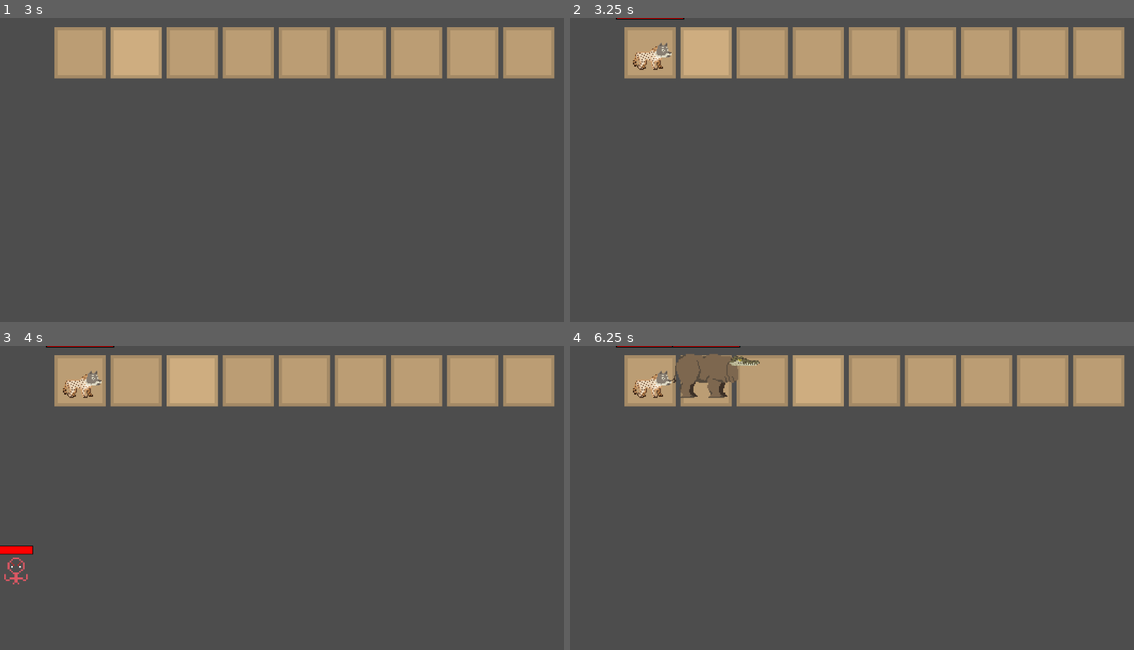
Above: before the commit, frames 1-4 (two rows, left to right).
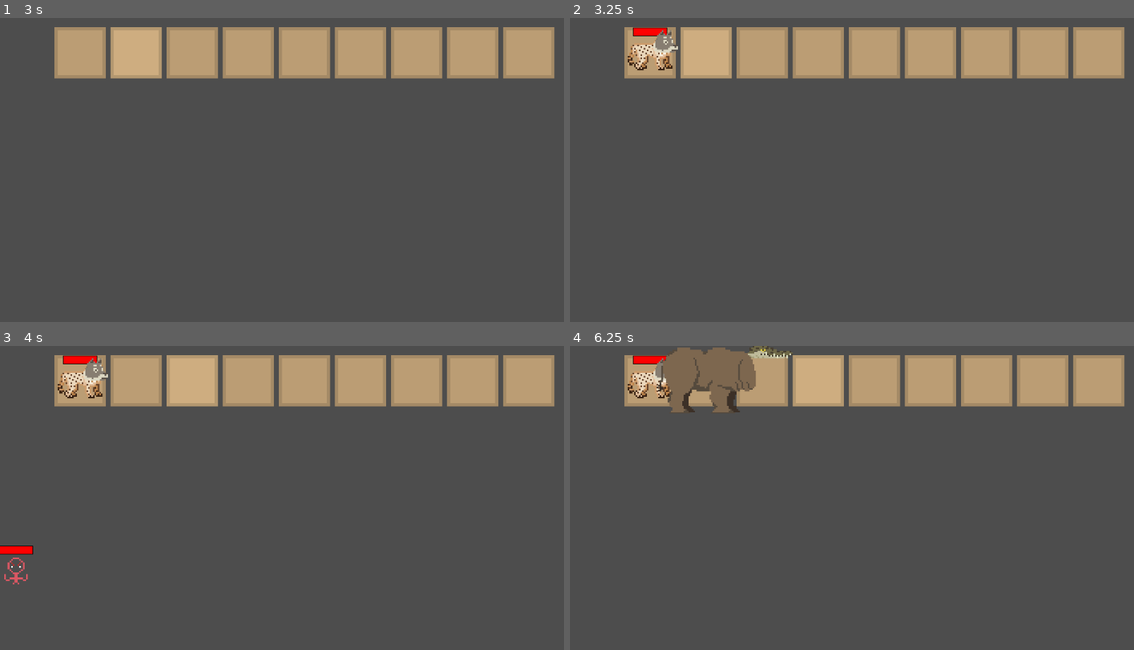
Above: after the commit, the same moments.

Repository: ClimbingWolf/Developing-Natural-Amalgams
Game: Godot game, scene res://main.tscn
The game is run twice, just before and just after one commit, with the same random seed, the same clock (stepped at 60 frames per second) and the same inputs. The engine's default icon, where the game draws it, is replaced by a stand-in: a white triangle on a blue panel in a dark square.
Inputs (mouse positions are in pixels of both pictures, inside the frame that each line leads up to):
- Up to frame 1 (3 s): tap Enter at 0.5 s; move the mouse to (282, 197) at 0.52 s; hold D (right) 0.53-1.28 s; click (282, 197) at 0.6 s; move the mouse to (16, 197) at 1.27 s; hold S (down) 1.28-2.03 s; click (16, 197) at 1.35 s; move the mouse to (78, 51) at 2.02 s; hold D (right) 2.03-2.78 s; click (78, 51) at 2.1 s; tap Space at 2.75 s; move the mouse to (135, 51) at 2.77 s; hold W (up) from 2.78 s (still down); click (135, 51) at 2.85 s
- Up to frame 2 (3.25 s): keep holding W (up)
- Up to frame 3 (4 s): tap Enter at 3.5 s; move the mouse to (191, 379) at 3.52 s; release W (up) at 3.53 s; hold Left (left) from 3.53 s (still down); click (191, 379) at 3.6 s
- Up to frame 4 (6.25 s): move the mouse to (586, 525) at 4.27 s; click (586, 525) at 4.35 s; move the mouse to (823, 552) at 5.02 s; release Left (left) at 5.03 s; hold S (down) 5.03-5.78 s; click (823, 552) at 5.1 s; move the mouse to (818, 379) at 5.77 s; hold D (right) from 5.78 s (still down); click (818, 379) at 5.85 s

Frame 1 is identical in both runs. In frame 2, 0.8% of the frame differs, in the area x 8-21%, y 0-18%; in frame 3, 0.8%; in frame 4, 2.5%, in the area x 8-40%, y 0-22%.

Commit message:
fixed amalgam scaling

Diff:
--- a/Amalgam/Scenes/amalgam_body.tscn
+++ b/Amalgam/Scenes/amalgam_body.tscn
@@ -16,19 +16,19 @@
 "
 
 [sub_resource type="RectangleShape2D" id="RectangleShape2D_erbss"]
-size = Vector2(56, 48)
+size = Vector2(96, 64)
 
 [node name="Body" type="Node2D" unique_id=7729438]
 script = SubResource("GDScript_82goe")
 
 [node name="Icon" type="Sprite2D" parent="." unique_id=2098181349]
+scale = Vector2(0.75, 0.75)
 texture = ExtResource("1_erbss")
 
 [node name="HeadPos" type="Marker2D" parent="." unique_id=249309754]
-position = Vector2(64, -64)
+position = Vector2(48, -48)
 
 [node name="Area2D" type="Area2D" parent="." unique_id=42570756]
 
 [node name="CollisionShape2D" type="CollisionShape2D" parent="Area2D" unique_id=114629965]
-position = Vector2(-0.5, -2.5)
 shape = SubResource("RectangleShape2D_erbss")
--- a/Amalgam/Scenes/amalgam_head.tscn
+++ b/Amalgam/Scenes/amalgam_head.tscn
@@ -4,18 +4,22 @@
 [ext_resource type="Texture2D" uid="uid://ddr0uphlaa7nh" path="res://icon.svg" id="2_abl8o"]
 
 [sub_resource type="RectangleShape2D" id="RectangleShape2D_00d32"]
-size = Vector2(64.5, 7)
+size = Vector2(64, 16)
 
 [node name="Head" type="Node2D" unique_id=2124160809]
 script = ExtResource("1_uqs6y")
 
 [node name="Icon" type="Sprite2D" parent="." unique_id=1965967158]
+scale = Vector2(0.75, 0.75)
 texture = ExtResource("2_abl8o")
+
+[node name="BodyPos" type="Marker2D" parent="." unique_id=68164394]
+position = Vector2(-48, 48)
 
 [node name="AttackArea" type="Area2D" parent="." unique_id=1802048398]
 
 [node name="CollisionShape2D" type="CollisionShape2D" parent="AttackArea" unique_id=1855626855]
-position = Vector2(160, 0)
+position = Vector2(80, 0)
 shape = SubResource("RectangleShape2D_00d32")
 
 [node name="AttackCooldown" type="Timer" parent="." unique_id=116576876]
--- a/Amalgam/Scenes/cheetah_body.tscn
+++ b/Amalgam/Scenes/cheetah_body.tscn
@@ -10,6 +10,7 @@
 script = ExtResource("1_uurb8")
 
 [node name="Icon" type="Sprite2D" parent="." unique_id=110292569]
+scale = Vector2(3, 3)
 texture = ExtResource("2_uurb8")
 
 [node name="HeadPos" type="Marker2D" parent="." unique_id=269953559]
--- a/Amalgam/Scenes/crocodile_head.tscn
+++ b/Amalgam/Scenes/crocodile_head.tscn
@@ -1,26 +1,13 @@
-[gd_scene format=3 uid="uid://c2no4n0our3vs"]
+[gd_scene format=3 uid="uid://c3r0q8bb6vux6"]
 
-[ext_resource type="Script" uid="uid://8ws6sdvm7ws4" path="res://Amalgam/Scripts/crocodile_head.gd" id="1_52gse"]
+[ext_resource type="PackedScene" uid="uid://boyf1513a8s8m" path="res://Amalgam/Scenes/amalgam_head.tscn" id="1_e5jdd"]
 [ext_resource type="Texture2D" uid="uid://cc6bqu57dsxx3" path="res://Amalgam/Sprites/crocodile.png" id="2_52gse"]
 
-[sub_resource type="RectangleShape2D" id="RectangleShape2D_00d32"]
-size = Vector2(40.4375, 10)
+[node name="Head" unique_id=2124160809 instance=ExtResource("1_e5jdd")]
 
-[node name="Head" type="Node2D" unique_id=2124160809]
-z_index = 1
-script = ExtResource("1_52gse")
-speed = 5.0
+[node name="Icon" parent="." index="0" unique_id=1965967158]
+scale = Vector2(3, 3)
+texture = ExtResource("2_52gse")
 
-[node name="Icon" type="Sprite2D" parent="." unique_id=1965967158]
-texture = ExtResource("2_52gse")
-offset = Vector2(10, -5)
-
-[node name="AttackArea" type="Area2D" parent="." unique_id=1802048398]
-
-[node name="CollisionShape2D" type="CollisionShape2D" parent="AttackArea" unique_id=1855626855]
-position = Vector2(46.78125, -1)
-shape = SubResource("RectangleShape2D_00d32")
-
-[node name="AttackCooldown" type="Timer" parent="." unique_id=116576876]
-
-[connection signal="timeout" from="AttackCooldown" to="." method="_on_attack_cooldown_timeout"]
+[node name="BodyPos" parent="." index="1" unique_id=68164394]
+position = Vector2(-39, 8)
--- /dev/null
+++ b/Amalgam/Scenes/crocodile_head2.tscn
@@ -0,0 +1,26 @@
+[gd_scene format=3 uid="uid://c2no4n0our3vs"]
+
+[ext_resource type="Script" uid="uid://8ws6sdvm7ws4" path="res://Amalgam/Scripts/crocodile_head.gd" id="1_52gse"]
+[ext_resource type="Texture2D" uid="uid://cc6bqu57dsxx3" path="res://Amalgam/Sprites/crocodile.png" id="2_52gse"]
+
+[sub_resource type="RectangleShape2D" id="RectangleShape2D_52gse"]
+size = Vector2(64, 16)
+
+[node name="Head" type="Node2D" unique_id=2124160809]
+z_index = 1
+script = ExtResource("1_52gse")
+speed = 5.0
+
+[node name="Icon" type="Sprite2D" parent="." unique_id=1965967158]
+scale = Vector2(3, 3)
+texture = ExtResource("2_52gse")
+
+[node name="AttackArea" type="Area2D" parent="." unique_id=1802048398]
+
+[node name="CollisionShape2D" type="CollisionShape2D" parent="AttackArea" unique_id=1855626855]
+position = Vector2(80, 0)
+shape = SubResource("RectangleShape2D_52gse")
+
+[node name="AttackCooldown" type="Timer" parent="." unique_id=116576876]
+
+[connection signal="timeout" from="AttackCooldown" to="." method="_on_attack_cooldown_timeout"]
--- a/Amalgam/Scenes/giraffe_head.tscn
+++ b/Amalgam/Scenes/giraffe_head.tscn
@@ -5,19 +5,19 @@
 [ext_resource type="Texture2D" uid="uid://dpav6ubmgoush" path="res://Amalgam/Sprites/giraffe.png" id="3_pxlsj"]
 
 [sub_resource type="RectangleShape2D" id="RectangleShape2D_tbpb6"]
-size = Vector2(632, 10)
+size = Vector2(384, 16)
 
 [node name="Head" unique_id=2124160809 instance=ExtResource("1_tbpb6")]
 script = ExtResource("1_40jvg")
 speed = 5.0
 
 [node name="Icon" parent="." index="0" unique_id=1965967158]
-position = Vector2(16, -24)
+scale = Vector2(3, 3)
 texture = ExtResource("3_pxlsj")
 
-[node name="AttackArea" parent="." index="1" unique_id=1802048398]
-position = Vector2(12, 3)
+[node name="BodyPos" parent="." index="1" unique_id=68164394]
+position = Vector2(-54, 74)
 
-[node name="CollisionShape2D" parent="AttackArea" index="0" unique_id=1855626855]
-position = Vector2(308, -2)
+[node name="CollisionShape2D" parent="AttackArea" parent_id_path=PackedInt32Array(1802048398) index="0" unique_id=1855626855]
+position = Vector2(224, 0)
 shape = SubResource("RectangleShape2D_tbpb6")
--- a/Amalgam/Scenes/rhino_body.tscn
+++ b/Amalgam/Scenes/rhino_body.tscn
@@ -3,6 +3,9 @@
 [ext_resource type="Script" uid="uid://dd3355rkgmbhr" path="res://Amalgam/Scripts/rhino_body.gd" id="1_1kki0"]
 [ext_resource type="PackedScene" uid="uid://bvu2tdefacneg" path="res://Amalgam/Scenes/amalgam_body.tscn" id="1_125mp"]
 [ext_resource type="Texture2D" uid="uid://b3xlukkua14ur" path="res://Amalgam/Sprites/rhino.png" id="3_8d5u0"]
+
+[sub_resource type="RectangleShape2D" id="RectangleShape2D_8d5u0"]
+size = Vector2(192, 96)
 
 [node name="Body" unique_id=7729438 instance=ExtResource("1_125mp")]
 script = ExtResource("1_1kki0")
@@ -11,14 +14,11 @@
 range_mult = 1.0
 
 [node name="Icon" parent="." index="0" unique_id=2098181349]
-position = Vector2(0, -16)
+scale = Vector2(3, 3)
 texture = ExtResource("3_8d5u0")
 
 [node name="HeadPos" parent="." index="1" unique_id=249309754]
-position = Vector2(25, -13)
+position = Vector2(81, -47)
 
-[node name="Area2D" parent="." index="2" unique_id=42570756]
-position = Vector2(0, -16)
-
-[node name="CollisionShape2D" parent="Area2D" index="0" unique_id=114629965]
-position = Vector2(4, 16)
+[node name="CollisionShape2D" parent="Area2D" parent_id_path=PackedInt32Array(42570756) index="0" unique_id=114629965]
+shape = SubResource("RectangleShape2D_8d5u0")
--- a/Amalgam/Scenes/tardigrade_body.tscn
+++ b/Amalgam/Scenes/tardigrade_body.tscn
@@ -3,6 +3,9 @@
 [ext_resource type="PackedScene" uid="uid://bvu2tdefacneg" path="res://Amalgam/Scenes/amalgam_body.tscn" id="1_2aot1"]
 [ext_resource type="Script" uid="uid://dd7kivoc7bkdw" path="res://Amalgam/Scripts/tardigrade_body.gd" id="1_r5wah"]
 [ext_resource type="Texture2D" uid="uid://5rmiu16n7pt3" path="res://Amalgam/Sprites/tardigrade.png" id="3_7a4ik"]
+
+[sub_resource type="RectangleShape2D" id="RectangleShape2D_7a4ik"]
+size = Vector2(24, 12)
 
 [node name="Body" unique_id=7729438 instance=ExtResource("1_2aot1")]
 script = ExtResource("1_r5wah")
@@ -10,10 +13,12 @@
 range_mult = 1.0
 
 [node name="Icon" parent="." index="0" unique_id=2098181349]
+scale = Vector2(3, 3)
 texture = ExtResource("3_7a4ik")
 
 [node name="HeadPos" parent="." index="1" unique_id=249309754]
 position = Vector2(2, -2)
 
 [node name="CollisionShape2D" parent="Area2D" parent_id_path=PackedInt32Array(42570756) index="0" unique_id=114629965]
-position = Vector2(2, -2)
+position = Vector2(0, 0)
+shape = SubResource("RectangleShape2D_7a4ik")
--- a/Amalgam/Scenes/wolf_head.tscn
+++ b/Amalgam/Scenes/wolf_head.tscn
@@ -10,7 +10,11 @@
 speed = 5.0
 
 [node name="Icon" parent="." index="0" unique_id=1965967158]
+scale = Vector2(3, 3)
 texture = ExtResource("3_iiihe")
 
+[node name="BodyPos" parent="." index="1" unique_id=68164394]
+position = Vector2(-16, 18)
+
 [node name="CollisionShape2D" parent="AttackArea" parent_id_path=PackedInt32Array(1802048398) index="0" unique_id=1855626855]
-position = Vector2(41.75, 0)
+position = Vector2(60, 0)
--- a/Amalgam/Scripts/AmalgamHead.gd
+++ b/Amalgam/Scripts/AmalgamHead.gd
@@ -11,9 +11,11 @@
 
 var canAttack = false
 
+@onready var AttackCooldown = get_node("AttackCooldown")
+
 func _ready() -> void:
-	$AttackCooldown.wait_time = speed
-	$AttackCooldown.start()
+	AttackCooldown.wait_time = speed
+	AttackCooldown.start()
 
 func _process(delta: float) -> void:
 	if canAttack:
--- a/Amalgam/Scripts/creature.gd
+++ b/Amalgam/Scripts/creature.gd
@@ -39,14 +39,12 @@
 	speed = head.speed
 	range = head.range
 
-
-
 func setupCreature(newbody, newhead):
 	setBody(newbody)
 	setHead(newhead)
-	head.position = body.get_node("HeadPos").global_position
-
-
+	var head_offset = head.get_node("BodyPos").global_position
+	var body_offset = body.get_node("HeadPos").global_position
+	head.position = body_offset-head_offset
 
 	body.on_attatch(head)
 
--- a/ui/Crafting Menu/crafting_menu.tscn
+++ b/ui/Crafting Menu/crafting_menu.tscn
@@ -4,7 +4,7 @@
 [ext_resource type="Script" uid="uid://cwk628jcittp8" path="res://ui/Crafting Menu/body_generator.gd" id="2_3uw26"]
 [ext_resource type="PackedScene" uid="uid://cih0frfnh4wsj" path="res://ui/Crafting Menu/body_slots.tscn" id="2_n53y1"]
 [ext_resource type="Script" uid="uid://ph1rv3mltyuf" path="res://ui/Hotbar/hotbar.gd" id="3_fc1ef"]
-[ext_resource type="PackedScene" uid="uid://c0duln4gkleej" path="res://craftingSlots.tscn" id="4_fc1ef"]
+[ext_resource type="PackedScene" uid="uid://c0duln4gkleej" path="res://ui/Crafting Menu/craftingSlots.tscn" id="4_fc1ef"]
 [ext_resource type="PackedScene" uid="uid://ksp3bvdyvl7r" path="res://tilemap/Tilemap.tscn" id="6_pejeo"]
 
 [node name="Crafting Menu" type="Node2D" unique_id=1888016711]
@@ -24,6 +24,7 @@
 [node name="generator" type="Node2D" parent="." unique_id=489385790]
 position = Vector2(0, 72)
 script = ExtResource("2_3uw26")
+wait_time = 2.0
 
 [node name="Timer" type="Timer" parent="generator" unique_id=1913222603]
 
--- a/ui/Hotbar/hotbar_spot.gd
+++ b/ui/Hotbar/hotbar_spot.gd
@@ -2,7 +2,6 @@
 class_name HotbarClass
 var hover = false;
 var hotbar:Node;
-@export var hotbar_scale: int = 20;
 static var currentHold: Node2D = Node2D.new(); #The object currently held by the mouse
 static var currentHoldChecker = false #False if nothing is held, true otherwise
 
@@ -49,5 +48,3 @@
 
 func position_amalgam():
 	$Amalgam.global_position = global_position
-	#This kinda hard coded rn because I couldn't get it to work here
-	$Amalgam.scale = Vector2(.1,.1) * hotbar_scale#$HotbarSprite.texture.get_width()/$Amalgam.get_node("Body").get_node("Icon").texture.get_width()
Binary file changed: Amalgam/Sprites/chameleon.png
Binary file changed: Amalgam/Sprites/cheetah.png
Binary file changed: Amalgam/Sprites/crocodile.png
Binary file changed: Amalgam/Sprites/giraffe.png
Binary file changed: Amalgam/Sprites/rhino.png
Binary file changed: Amalgam/Sprites/wolf.png
Renamed: craftingSlots.tscn -> ui/Crafting Menu/craftingSlots.tscn
